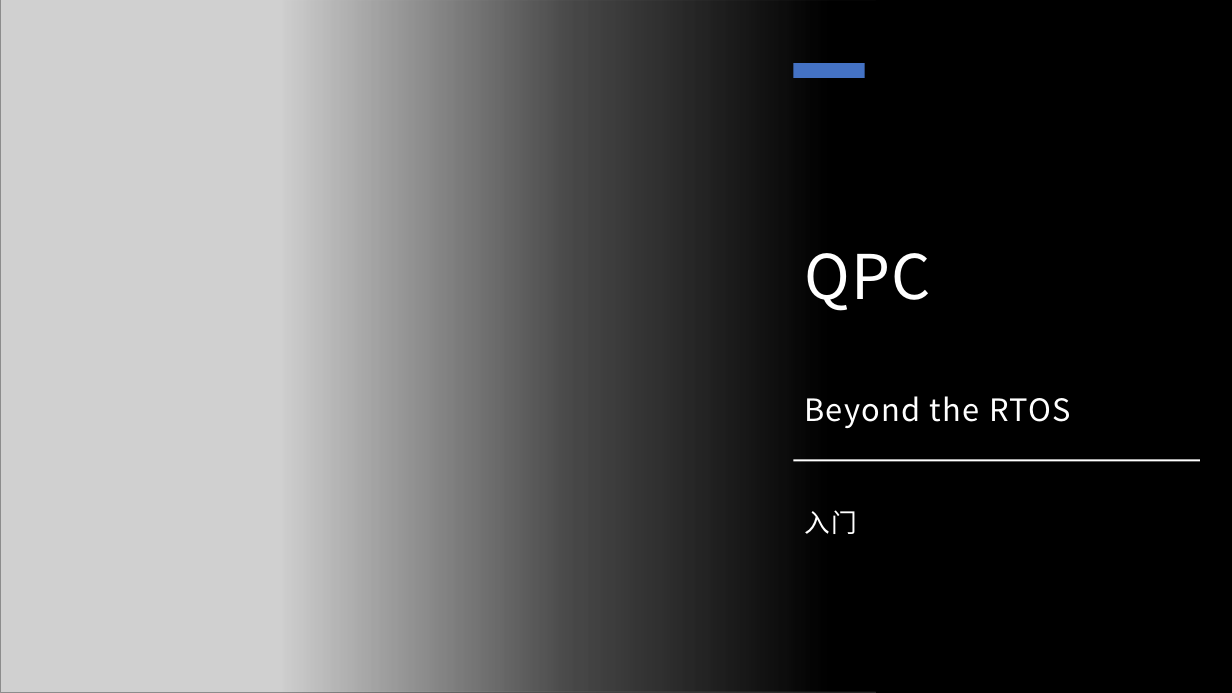
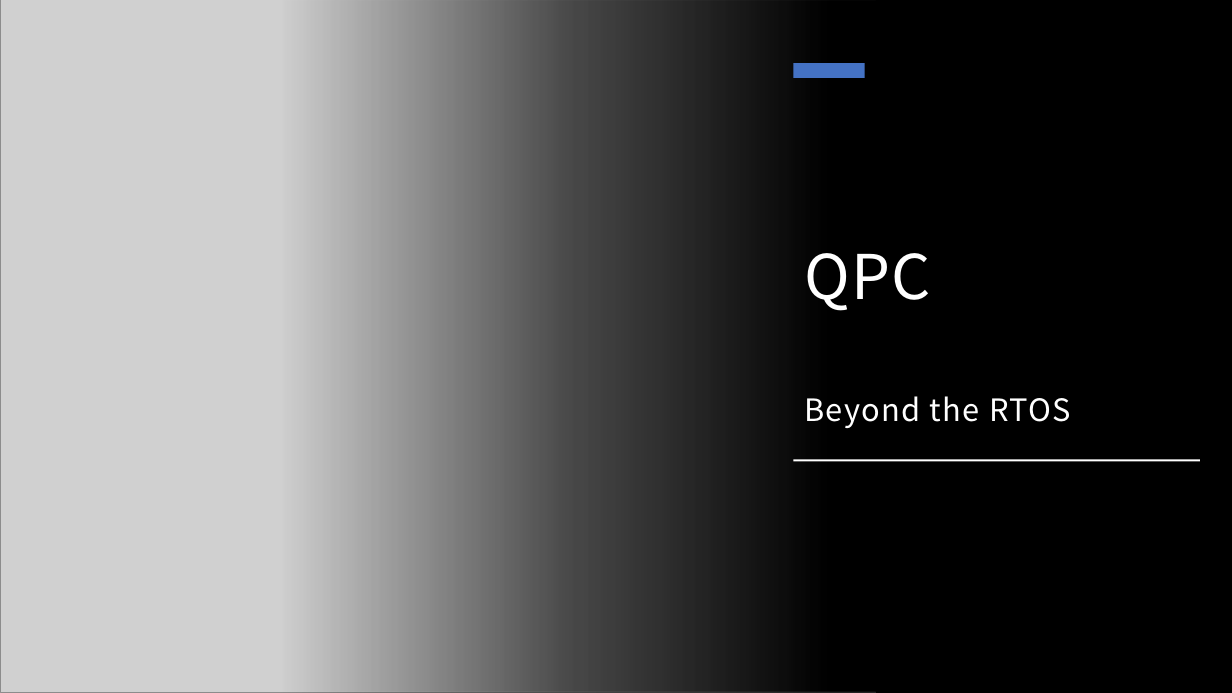
Before and after one commit to dreamdongbei/qpc-study, a slide deck: slide 1 of 资料/PPT.pptx. Drawn at 1232x693 pixels with LibreOffice and Linux fonts; fonts in the diff are those of the drawing; grey boxes stand for pictures. Boxes give left, top, right and bottom in pixels: in the first picture for what was removed or moved away, otherwise in the second. Text is boxed around its words. In the diff, an @@ line names an element or a change of style, - is before the commit and + after.

Commit message:
PPT updated

```diff
--- a/资料/PPT.pptx
+++ b/资料/PPT.pptx
@@ subtitle removed at bbox=[804, 510, 857, 534] @@
-入门
```
Also in this commit, not shown: 4 slides added.
